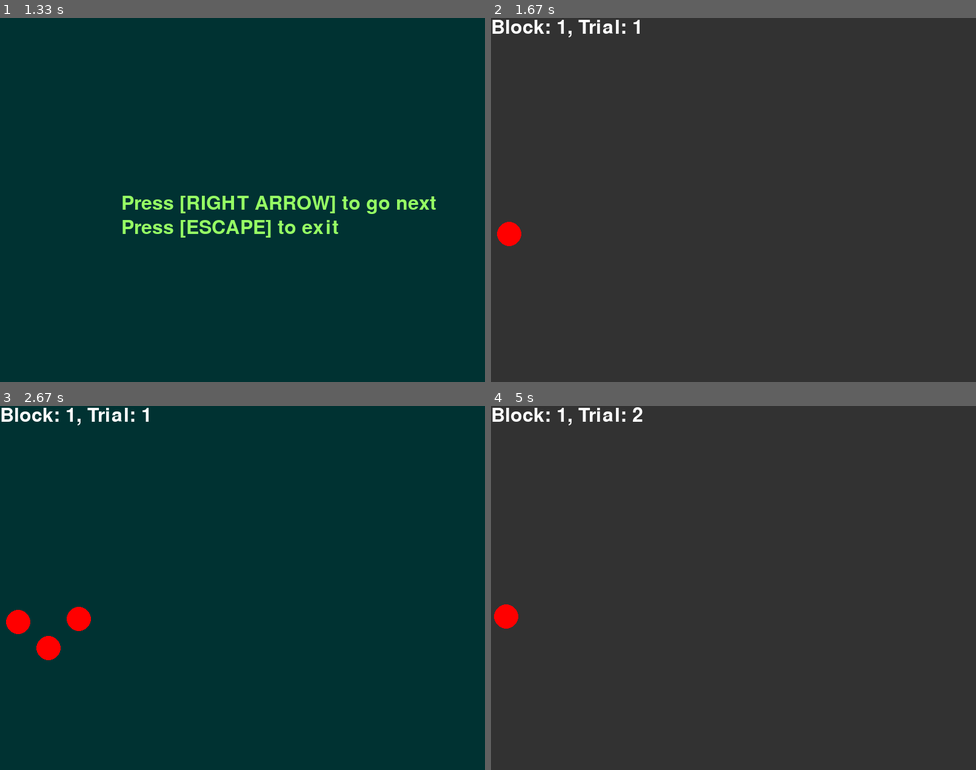
Above: before the commit, frames 1-4 (two rows, left to right).
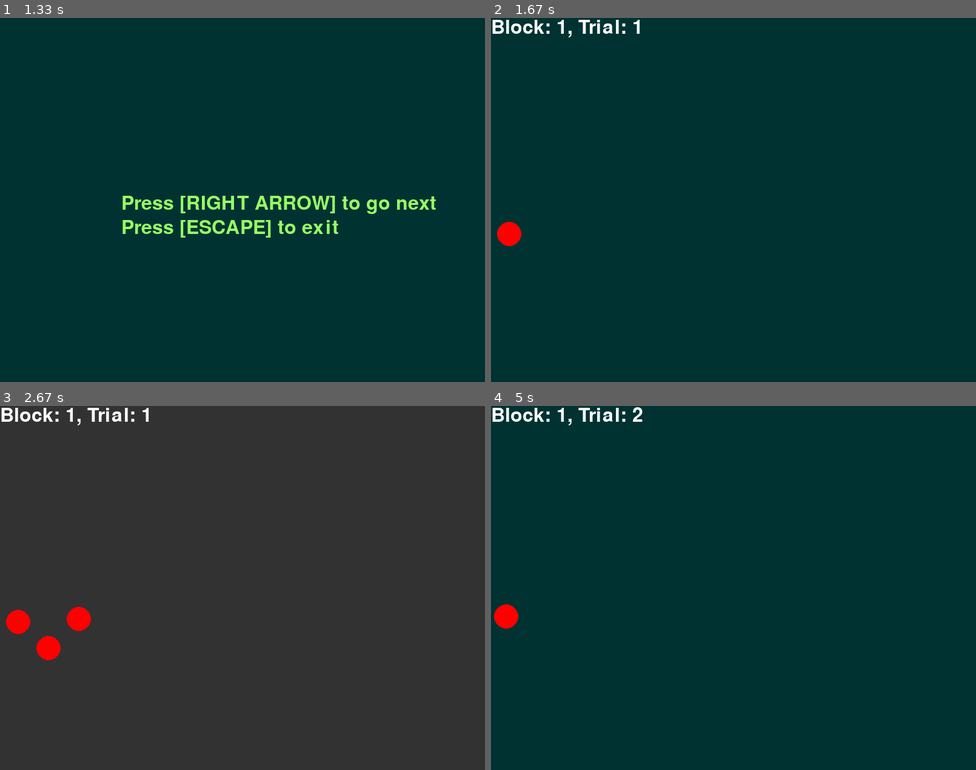
Above: after the commit, the same moments.

Repository: imtarit/PsyGame
Game: pygame game, started from psyGame.py
Two runs of this game, one before a commit and one after it. Both use one fixed random seed, a clock stepped at 60 frames per second and the inputs below.
Inputs (mouse positions are in pixels of both pictures, inside the frame that each line leads up to):
- Up to frame 1 (1.33 s): type "ann" at 0.33 s; tap Enter at 0.67 s; hold Right from 0.88 s (still down); move the mouse to (397, 189) at 0.92 s
- Up to frame 2 (1.67 s): release Right at 1.35 s
- Up to frame 3 (2.67 s): no input
- Up to frame 4 (5 s): click (617, 515) at 3.65 s; hold Right 3.93-4.57 s; move the mouse to (558, 577) at 3.97 s

Frame 1 is identical in both runs. In frame 2, 99% of the frame differs, in the area x 0-100%, y 0-100%; in frame 3, 99%; in frame 4, 99%.

Commit message:
random drta time added

Diff:
--- /dev/null
+++ b/FF01_RT_result_2020319125844.csv
@@ -0,0 +1,11 @@
+subjectID,block,trial,trialLen,RTTime,trialTime,trialScore
+FF01,1,1,3.377165899811799,1.1251585483551025,3.2813727855682373,5
+FF01,1,2,3.83269708718466,2.4359495639801025,3.390263795852661,5
+FF01,1,3,4.533987962059804,1.7829573154449463,3.1859264373779297,5
+FF01,1,4,4.005752748058484,2.1654367446899414,3.6017942428588867,5
+FF01,1,5,4.582416607821983,1.7691264152526855,3.7121193408966064,5
+FF01,2,1,4.516259848796095,nan,4.517880201339722,0
+FF01,2,2,3.681213305979816,1.8034210205078125,3.684619665145874,4
+FF01,2,3,4.479912747223272,1.38267183303833,4.282333135604858,5
+FF01,2,4,3.1177986831151245,1.1474826335906982,3.1184141635894775,4
+FF01,2,5,3.1102144967625542,1.7879679203033447,3.1140761375427246,3
--- a/psyGame.py
+++ b/psyGame.py
@@ -111,19 +111,13 @@
     keyTextY = 'Particle_'+str(i)+'_Y'
     result.update({keyTextX:float('nan'),keyTextY:float('nan')})
     particleFieldnames = particleFieldnames+[keyTextX,keyTextY]
-if not os.path.exists(filename):
-    with open(filename, mode='w', newline='') as csv_file:
-        writer = csv.DictWriter(csv_file, fieldnames=particleFieldnames)
-        writer.writeheader()
+
 
 
 RTFieldnames = ['subjectID', 'block', 'trial', 'trialLen', 'RTTime', 'trialTime',
 'trialScore']
 filename = 'RT_result.csv'
-if not os.path.exists(filename):
-    with open(filename, mode='w', newline='') as csv_file:
-        writer = csv.DictWriter(csv_file, fieldnames=RTFieldnames)
-        writer.writeheader()
+
 
 RTResult = {'subjectID':subjectID, 'block':0, 'trial':0, 'trialLen':0.0, 'RTTime':0.0,
 'trialTime':0.0, 'trialScore':0}
@@ -201,8 +195,6 @@
             RTFilename = (subjectID + "_RT_result_" + str(dateTime.year) +
             str(dateTime.month) + str(dateTime.day) + str(dateTime.hour)
             + str(dateTime.minute) + str(dateTime.second) + ".csv")
-            print(particleFilename)
-            print(RTFilename)
 
             if not os.path.exists(particleFilename):
                 with open(particleFilename, mode='w', newline='') as csv_file:
@@ -229,14 +221,15 @@
             trialStart = False
             responseTime = float('nan')
             trialLength = get_trial_length()
+            print()
             score = 0
             RTSet = False
             DRTAStartTime = get_DRTA_start()
-            print(DRTAStartTime)
+            DRStopTime = DRTAStartTime +1
         if trialcurrent <= trialNumber:
             result['trial'] = trialcurrent
             trialTime = currentTime-trialStartTime
-            if trialTime < 1:
+            if trialTime >= DRTAStartTime and trialTime < DRStopTime:
                 surface.fill((50,50,50))
             for i in range(particleNumber):
                 keyTextX = 'Particle_'+str(i)+'_X'
Not shown, added: FF01_particle_result_2020319125844.csv
